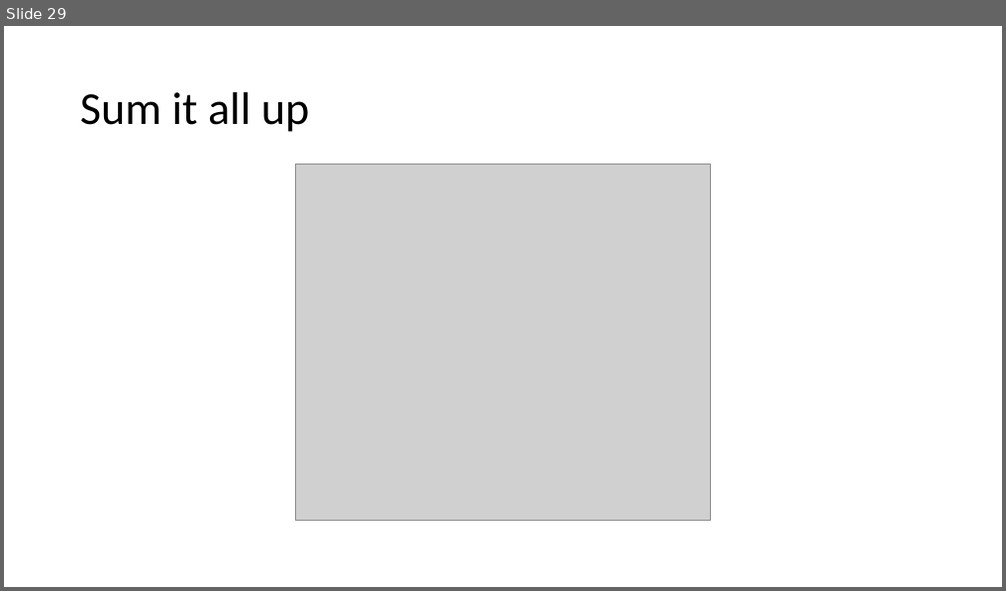
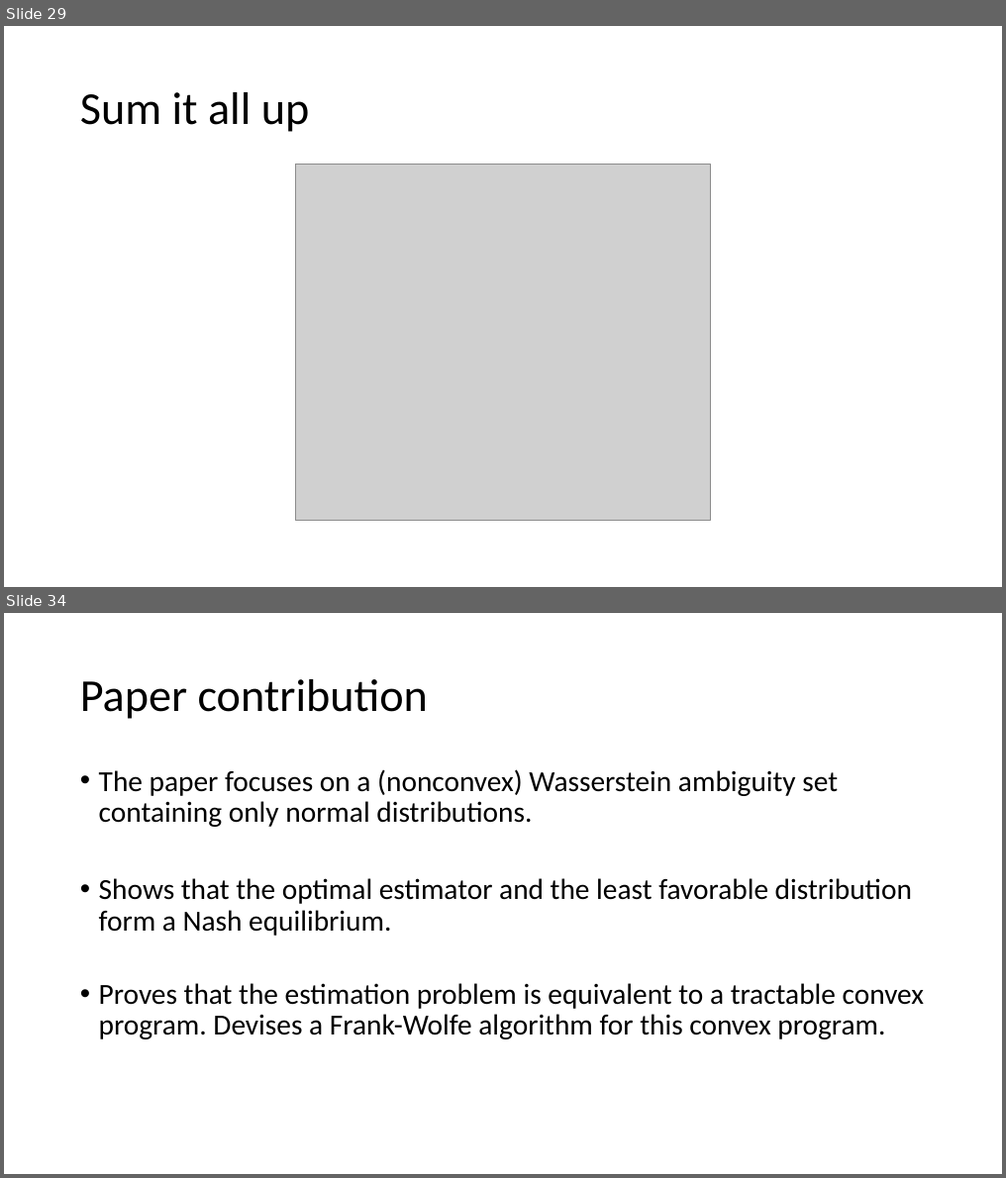
Before and after one commit to OriMeiraz/OptimizationProject, a slide deck: presentation.pptx. Shown one above the other, each under a label of ours: slide 29 before the commit, slides 29 and 34 after it; the slides between them are not shown. The pictures are 1006x591 and 1006x1178 pixels, drawn with LibreOffice and Linux fonts; fonts in the diff are those of the drawing; grey boxes stand for pictures. Boxes give left, top, right and bottom in pixels: in the first picture for what was removed or moved away, otherwise in the second. Text is boxed around its words. In the diff, an @@ line names an element or a change of style, - is before the commit and + after.

```diff
--- a/presentation.pptx
+++ b/presentation.pptx
@@ slide 34 added at (x1=4, y1=613, x2=1002, y2=1174), background #FFFFFF @@
@@ title added at (x1=80, y1=679, x2=428, y2=719), 44 pt, text #000000 @@
+Paper contribution
@@ text added at (x1=99, y1=769, x2=924, y2=1040), 28 pt, text #000000 @@
+• The paper focuses on a (nonconvex) Wasserstein ambiguity set containing only normal distributions.
+• Shows that the optimal estimator and the least favorable distribution form a Nash equilibrium.
+• Proves that the estimation problem is equivalent to a tractable convex program. Devises a Frank-Wolfe algorithm for this convex program.
```
Also in this commit, not shown: 7 other slides added.
